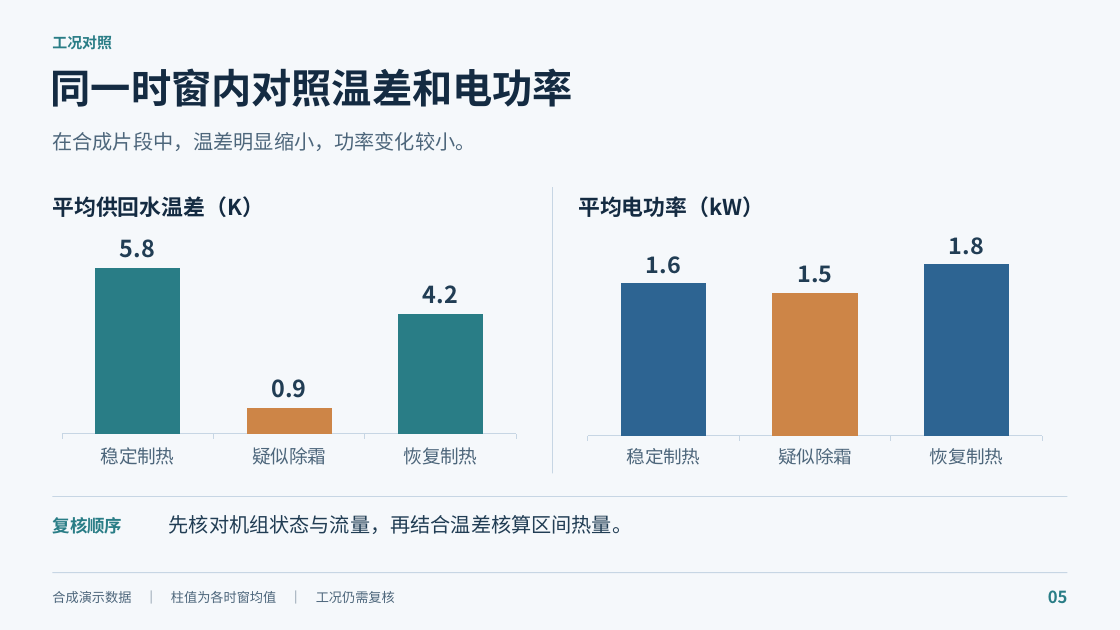
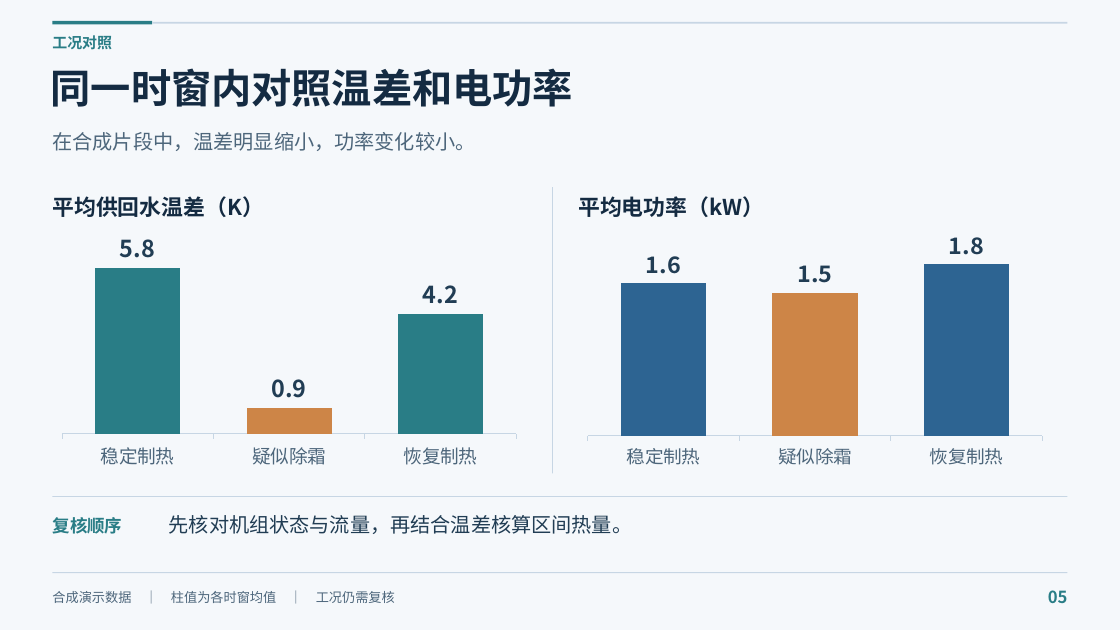
Before and after one commit to Chunling1/FrameDeck-PPT-Studio, a slide deck: slide 5 of docs/examples/heat-pump/heat-pump-monitoring.pptx. Drawn at 1120x630 pixels with LibreOffice and Linux fonts; fonts in the diff are those of the drawing. Boxes give left, top, right and bottom in pixels: in the first picture for what was removed or moved away, otherwise in the second. Text is boxed around its words. In the diff, an @@ line names an element or a change of style, - is before the commit and + after.

```diff
--- a/docs/examples/heat-pump/heat-pump-monitoring.pptx
+++ b/docs/examples/heat-pump/heat-pump-monitoring.pptx
@@ rectangle added at [52,21,152,24], fill #297D86 @@
@@ rectangle added at [152,22,1068,24], fill #C7D6E4 @@
```
Also in this commit, not shown: 4 other slides changed, 4 other files.
